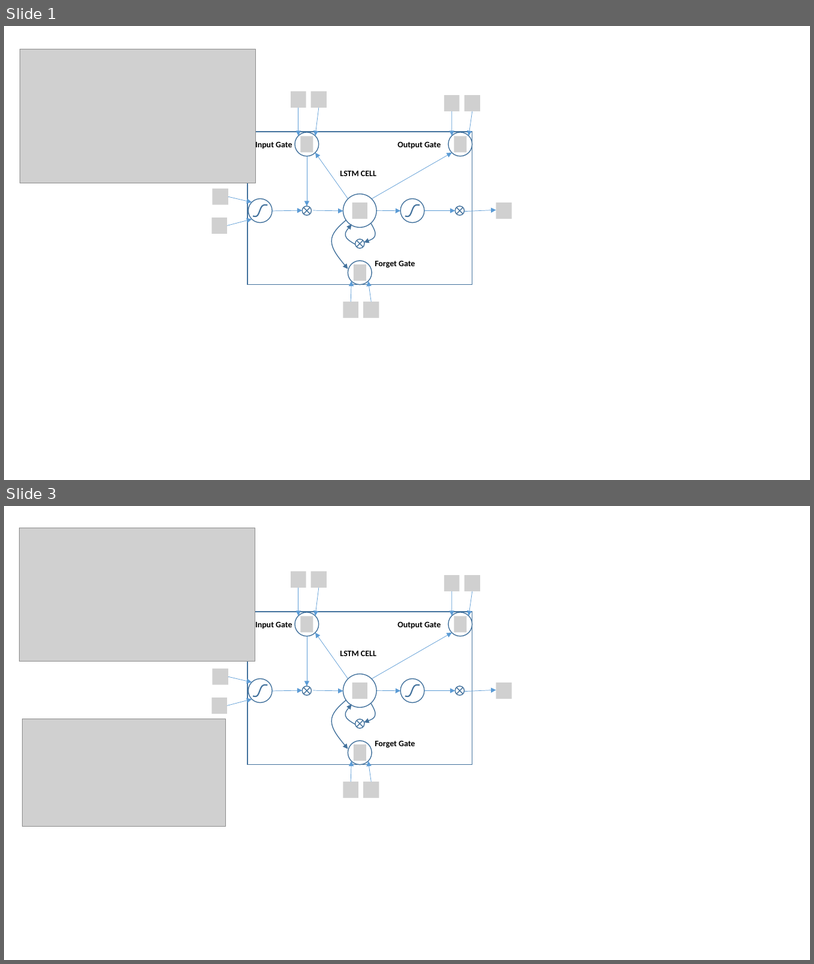
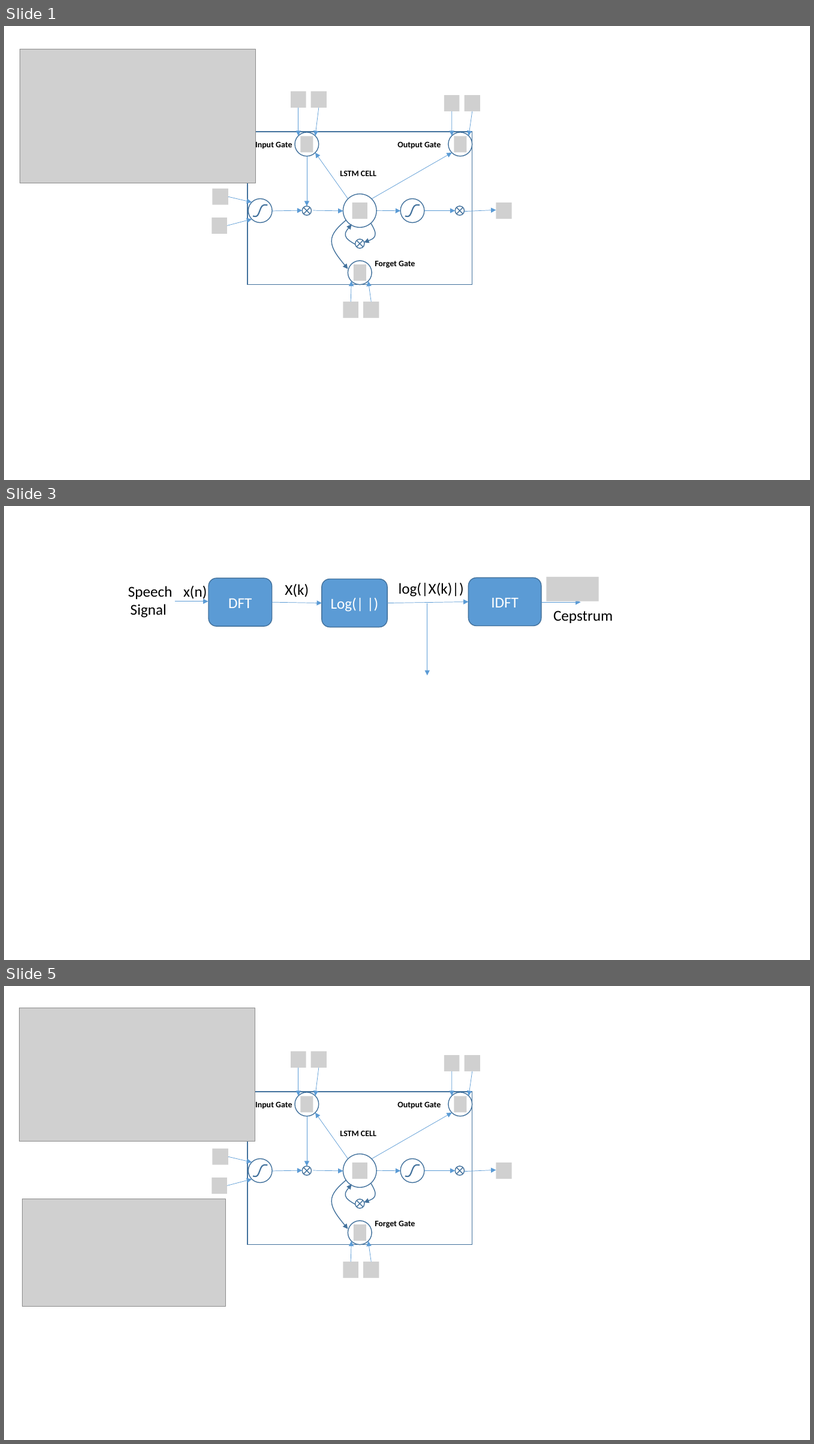
Before and after one commit to u1273400/thesis, a slide deck: thesis.pptx. Shown one above the other, each under a label of ours: slides 1 and 3 before the commit, slides 1, 3 and 5 after it; the slides between them are not shown. The pictures are 814x964 and 814x1444 pixels, drawn with LibreOffice and Linux fonts; fonts in the diff are those of the drawing; grey boxes stand for pictures. Boxes give left, top, right and bottom in pixels: in the first picture for what was removed or moved away, otherwise in the second. Text is boxed around its words. In the diff, an @@ line names an element or a change of style, - is before the commit and + after.

```diff
--- a/thesis.pptx
+++ b/thesis.pptx
@@ slide 3 added at [4,506,810,960], background #FFFFFF @@
@@ picture added at [546,577,599,601] @@
@@ text added at [128,586,173,618], 18 pt, text #000000 @@
+Speech
+Signal
@@ text added at [183,586,207,600], 18 pt, text #000000 @@
+x(n)
@@ rounded rectangle added at [209,578,272,626], fill #5B9BD5, outline #43739E 1 pt, 18 pt, text #FFFFFF @@
+DFT
@@ text added at [285,583,309,597], 18 pt, text #000000 @@
+X(k)
@@ rounded rectangle added at [322,579,387,627], fill #5B9BD5, outline #43739E 1 pt, 18 pt, text #FFFFFF @@
+Log(| |)
@@ text added at [399,582,464,597], 18 pt, text #000000 @@
+log(|X(k)|)
@@ rounded rectangle added at [468,578,542,626], fill #5B9BD5, outline #43739E 1 pt, 18 pt, text #FFFFFF @@
+IDFT
@@ arrow added from (174, 601) to (209, 601), #5B9BD5 0.5 pt @@
@@ arrow added from (272, 602) to (322, 603), #5B9BD5 0.5 pt @@
@@ arrow added from (387, 603) to (468, 601), #5B9BD5 0.5 pt @@
@@ arrow added from (428, 603) to (428, 675), #5B9BD5 0.5 pt @@
@@ arrow added from (542, 602) to (581, 602), #5B9BD5 0.5 pt @@
@@ text added at [554,610,613,623], 18 pt, text #000000 @@
+Cepstrum
@@ what was slide 3 is now slide 5 @@
```
Also in this commit, not shown: 2 other slides added, 1 slide removed, 5 other files.
